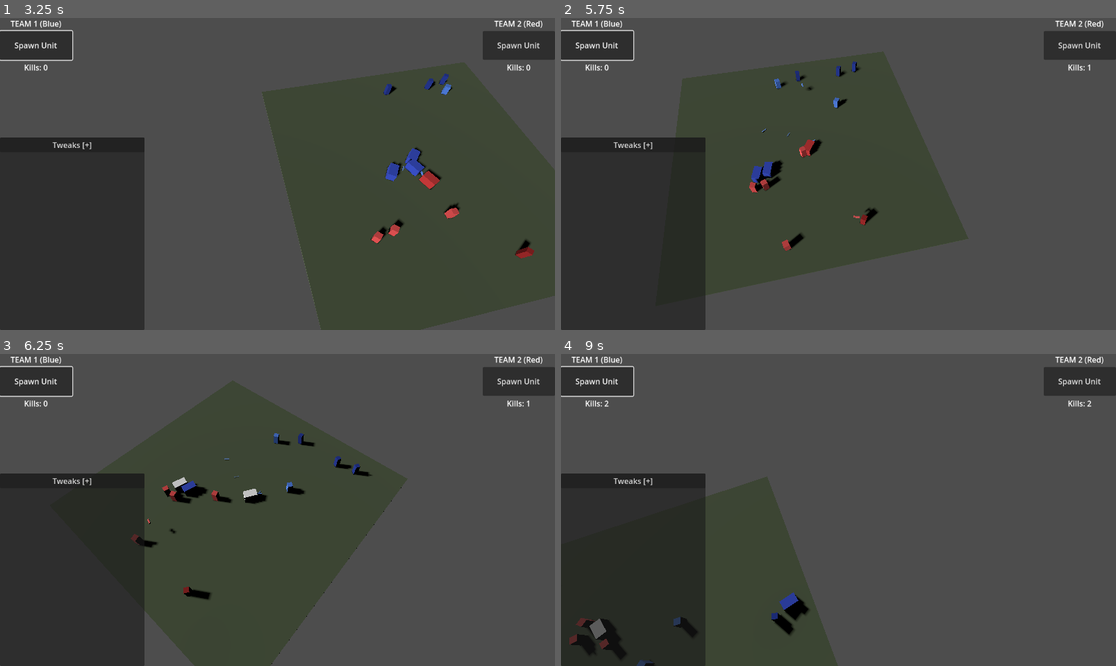
Above: before the commit, frames 1-4 (two rows, left to right).
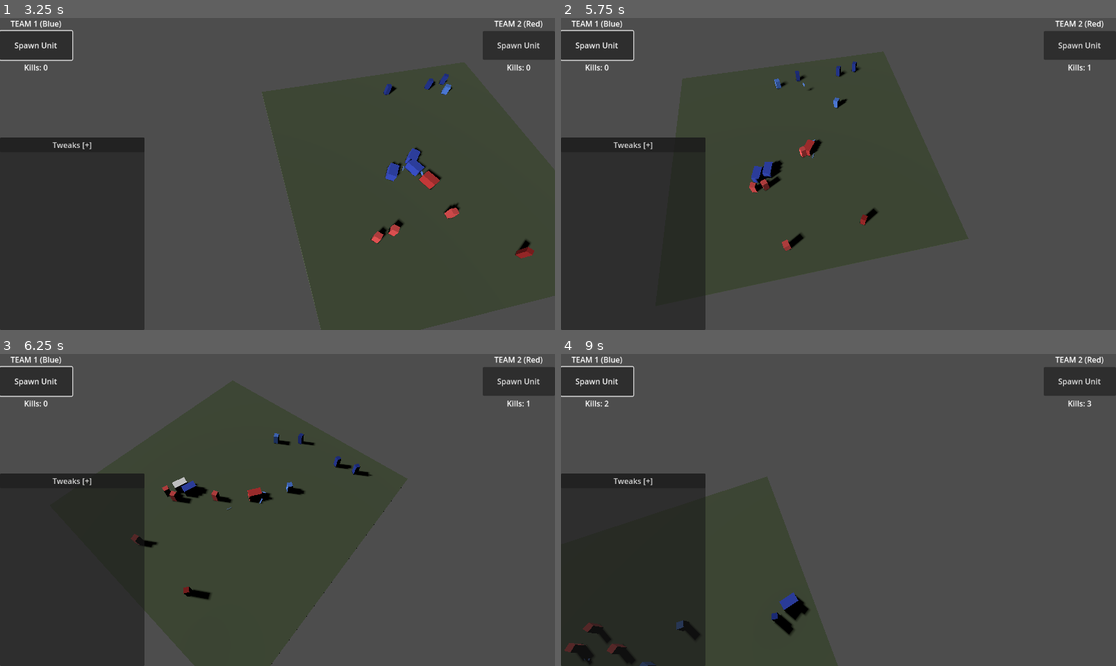
Above: after the commit, the same moments.

Repository: zoltan-szabo-boz/autobattler
Game: Godot game, scene res://scenes/main.tscn
Same seed, same stepped clock (60 frames per second), same inputs: the game is played once before the commit and once after it.
Inputs (mouse positions are in pixels of both pictures, inside the frame that each line leads up to):
- Up to frame 1 (3.25 s): click "Spawn Unit" at 0.5 s; tap Enter at 1.25 s; move the mouse to (399, 158) at 1.27 s; hold D 1.28-2.03 s; hold Q 1.28-2.03 s; click (399, 158) at 1.42 s; move the mouse to (166, 189) at 2.02 s; hold Down (ui_down) 2.03-2.78 s; tap E at 2.1 s; move the mouse to (333, 105) at 2.77 s; hold D from 2.78 s (still down); hold Z from 2.78 s (still down)
- Up to frame 2 (5.75 s): move the mouse to (810, 236) at 3.52 s; release D at 3.53 s; release Z at 3.53 s; hold Up (ui_up) 3.53-4.28 s; tap C at 3.6 s; click (810, 236) at 3.67 s; move the mouse to (1005, 220) at 4.27 s; hold A from 4.28 s (still down); tap 1 at 4.35 s; move the mouse to (672, 127) at 5.02 s; tap 2 at 5.1 s
- Up to frame 3 (6.25 s): move the mouse to (305, 510) at 5.77 s; release A at 5.78 s; hold Down (ui_down) from 5.78 s (still down); hold Q from 5.78 s (still down); click (305, 510) at 5.92 s
- Up to frame 4 (9 s): move the mouse to (755, 432) at 6.52 s; release Down (ui_down) at 6.53 s; release Q at 6.53 s; hold D 6.53-7.28 s; tap E at 6.6 s; move the mouse to (960, 494) at 7.27 s; hold Up (ui_up) 7.28-8.03 s; hold Z 7.28-8.03 s; move the mouse to (727, 525) at 8.02 s; hold D 8.03-8.78 s; tap C at 8.1 s; click (727, 525) at 8.17 s; move the mouse to (894, 441) at 8.77 s; hold Down (ui_down) from 8.78 s (still down); tap 1 at 8.85 s

Frame 1 is identical in both runs. In frame 2, less than 0.1% of the frame differs, in the area x 36-56%, y 20-65%; in frame 3, 0.2%; in frame 4, 0.8%, in the area x 0-96%, y 14-100%.

Commit message:
fix aiming issues

Diff:
--- a/scripts/units/base_unit.gd
+++ b/scripts/units/base_unit.gd
@@ -88,6 +88,7 @@
 
 	match state:
 		UnitState.IDLE:
+			velocity = Vector3.ZERO
 			_find_target()
 			if target:
 				state = UnitState.MOVING
@@ -196,6 +197,9 @@
 		look_at(global_position + direction, Vector3.UP)
 
 func _attack_target() -> void:
+	# Not moving while attacking
+	velocity = Vector3.ZERO
+
 	if not is_instance_valid(target):
 		# Target died, find a new one immediately
 		target = null
